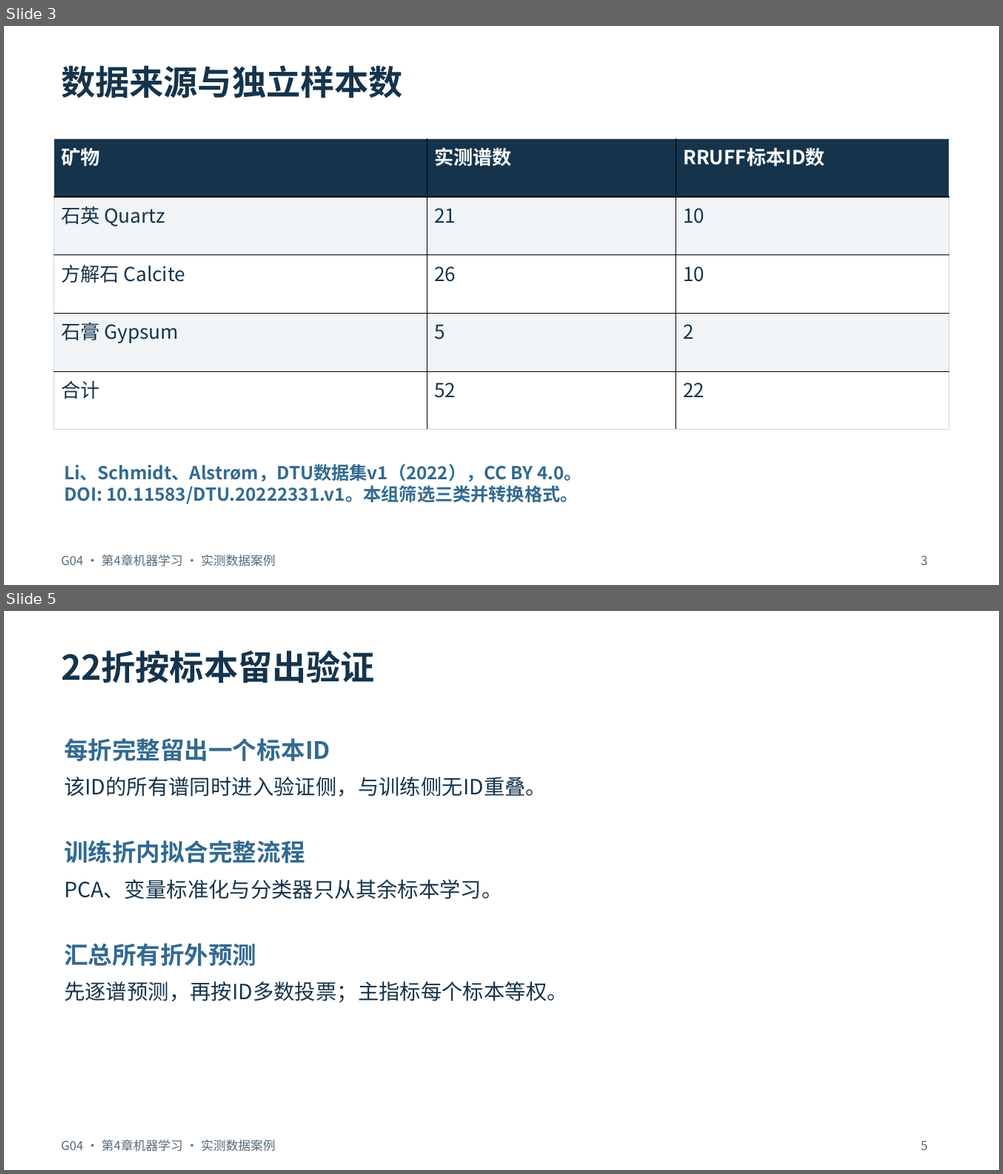
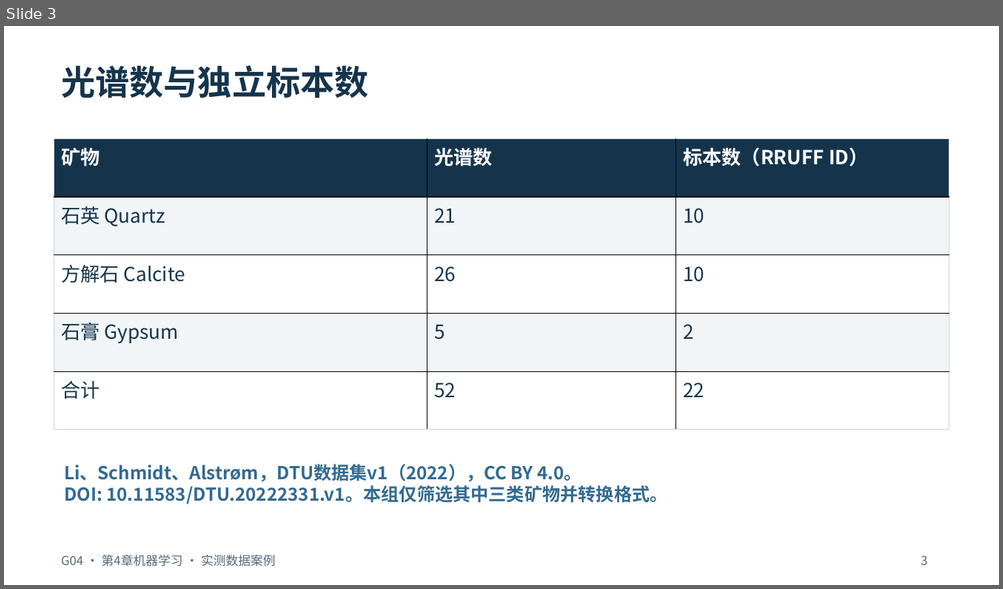
Before and after one commit to hachimi-rabbit/intelligent-analytical-chemistry, a slide deck: resources/annual/2026-2027/student-reports/ch04/G04-Raman-Real-Report.pptx. Shown one above the other, each under a label of ours: slides 3 and 5 before the commit, slide 3 after it; the slides between them are not shown. The pictures are 1003x1174 and 1003x589 pixels, drawn with LibreOffice and Linux fonts; fonts in the diff are those of the drawing. Boxes give left, top, right and bottom in pixels: in the first picture for what was removed or moved away, otherwise in the second. Text is boxed around its words. In the diff, an @@ line names an element or a change of style, - is before the commit and + after.

```diff
--- a/resources/annual/2026-2027/student-reports/ch04/G04-Raman-Real-Report.pptx
+++ b/resources/annual/2026-2027/student-reports/ch04/G04-Raman-Real-Report.pptx
@@ slide 5 removed at (4,611,999,1170), background #FFFFFF @@
@@ text removed at (61,650,375,683) @@
-22折按标本留出验证
@@ text removed at (64,738,330,761) @@
-每折完整留出一个标本ID
@@ text removed at (64,777,546,797) @@
-该ID的所有谱同时进入验证侧，与训练侧无ID重叠。
@@ text removed at (64,840,304,863) @@
-训练折内拟合完整流程
@@ text removed at (64,880,502,900) @@
-PCA、变量标准化与分类器只从其余标本学习。
@@ text removed at (64,943,256,966) @@
-汇总所有折外预测
@@ text removed at (64,982,568,1003) @@
-先逐谱预测，再按ID多数投票；主指标每个标本等权。
@@ text removed at (61,1140,276,1152) @@
-G04 · 第4章机器学习 · 实测数据案例
@@ text removed at (920,1141,927,1150) @@
-5
@@ slide 3 changed as well @@
@@ text at (61,65,369,98): text changed @@
-数据来源与独立样本数
+光谱数与独立标本数
@@ table at (54,138,949,430) @@
-row 1, column 2: 实测谱数
+row 1, column 2: 光谱数
-row 1, column 3: RRUFF标本ID数
+row 1, column 3: 标本数（RRUFF ID）
@@ text at (64,486,667,505): text changed @@
-DOI: 10.11583/DTU.20222331.v1。本组筛选三类并转换格式。
+DOI: 10.11583/DTU.20222331.v1。本组仅筛选其中三类矿物并转换格式。
```
Also in this commit, not shown: 9 other slides changed, 2 slides added, 1 other slide removed, 5 other files.
